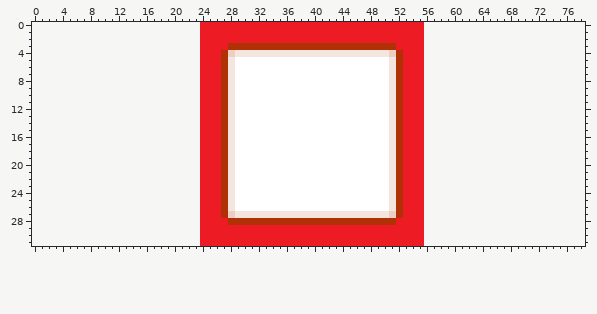
Sprite sheet, stored at images/cannon.png. Above, as it was before the edit.
The file is 32x32 pixels. Colours within 5 levels of each other are drawn and written as one. The old version is drawn lined up with the new one, on the new canvas.
And afterwards:
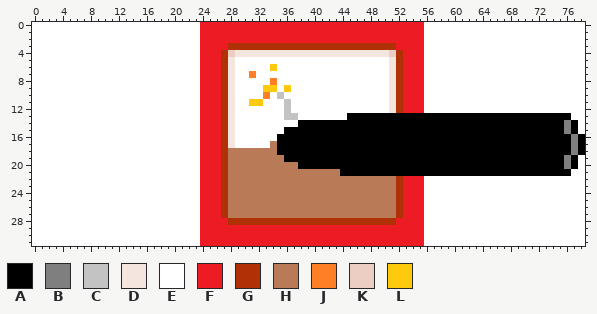
Palette (. is transparent): A #000000  B #7f7f7f  C #c3c3c3  D #f5e5df  E #ffffff  F #ed1c24  G #b03106  H #b97a57  J #ff7f27  K #eccec3  L #ffc90e
From old to new:
canvas 32x32 -> 79x32, the old top-left corner now at 24,0
y 0..5: x 0..23 ........................ -> EEEEEEEEEEEEEEEEEEEEEEEE; x 56..78 ....................... -> EEEEEEEEEEEEEEEEEEEEEEE
y 6: x 0..23 ........................ -> EEEEEEEEEEEEEEEEEEEEEEEE; x 34 E -> L; x 56..78 ....................... -> EEEEEEEEEEEEEEEEEEEEEEE
y 7: x 0..23 ........................ -> EEEEEEEEEEEEEEEEEEEEEEEE; x 31 E -> J; x 56..78 ....................... -> EEEEEEEEEEEEEEEEEEEEEEE
y 8: x 0..23 ........................ -> EEEEEEEEEEEEEEEEEEEEEEEE; x 34 E -> J; x 56..78 ....................... -> EEEEEEEEEEEEEEEEEEEEEEE
y 9: x 0..23 ........................ -> EEEEEEEEEEEEEEEEEEEEEEEE; x 33..34 EE -> LL; x 36 E -> L; x 56..78 ....................... -> EEEEEEEEEEEEEEEEEEEEEEE
y 10: x 0..23 ........................ -> EEEEEEEEEEEEEEEEEEEEEEEE; x 33 E -> J; x 35 E -> C; x 56..78 ....................... -> EEEEEEEEEEEEEEEEEEEEEEE
y 11: x 0..23 ........................ -> EEEEEEEEEEEEEEEEEEEEEEEE; x 31..32 EE -> LL; x 36 E -> C; x 56..78 ....................... -> EEEEEEEEEEEEEEEEEEEEEEE
y 12: x 0..23 ........................ -> EEEEEEEEEEEEEEEEEEEEEEEE; x 36 E -> C; x 56..78 ....................... -> EEEEEEEEEEEEEEEEEEEEEEE
y 13: x 0..23 ........................ -> EEEEEEEEEEEEEEEEEEEEEEEE; x 36..37 EE -> CC; x 45..78 EEEEEEDGFFF....................... -> AAAAAAAAAAAAAAAAAAAAAAAAAAAAAAAAEE
y 14: x 0..23 ........................ -> EEEEEEEEEEEEEEEEEEEEEEEE; x 38..78 EEEEEEEEEEEEEDGFFF....................... -> AAAAAAAAAAAAAAAAAAAAAAAAAAAAAAAAAAAAAABAE
y 15: x 0..23 ........................ -> EEEEEEEEEEEEEEEEEEEEEEEE; x 36..78 EEEEEEEEEEEEEEEDGFFF....................... -> AAAAAAAAAAAAAAAAAAAAAAAAAAAAAAAAAAAAAAAABAE
y 16: x 0..23 ........................ -> EEEEEEEEEEEEEEEEEEEEEEEE; x 35..78 EEEEEEEEEEEEEEEEDGFFF....................... -> AAAAAAAAAAAAAAAAAAAAAAAAAAAAAAAAAAAAAAAAAABA
y 17: x 0..23 ........................ -> EEEEEEEEEEEEEEEEEEEEEEEE; x 34..78 EEEEEEEEEEEEEEEEEDGFFF....................... -> HAAAAAAAAAAAAAAAAAAAAAAAAAAAAAAAAAAAAAAAAAABA
y 18: x 0..23 ........................ -> EEEEEEEEEEEEEEEEEEEEEEEE; x 28..78 DEEEEEEEEEEEEEEEEEEEEEEDGFFF....................... -> HHHHHHHAAAAAAAAAAAAAAAAAAAAAAAAAAAAAAAAAAAAAAAAAABA
y 19: x 0..23 ........................ -> EEEEEEEEEEEEEEEEEEEEEEEE; x 28..78 DEEEEEEEEEEEEEEEEEEEEEEDGFFF....................... -> HHHHHHHHAAAAAAAAAAAAAAAAAAAAAAAAAAAAAAAAAAAAAAAABAE
y 20: x 0..23 ........................ -> EEEEEEEEEEEEEEEEEEEEEEEE; x 28..78 DEEEEEEEEEEEEEEEEEEEEEEDGFFF....................... -> HHHHHHHHHHAAAAAAAAAAAAAAAAAAAAAAAAAAAAAAAAAAAAAABAE
y 21: x 0..23 ........................ -> EEEEEEEEEEEEEEEEEEEEEEEE; x 28..78 DEEEEEEEEEEEEEEEEEEEEEEDGFFF....................... -> HHHHHHHHHHHHHHHHAAAAAAAAAAAAAAAAAAAAAAAAAAAAAAAAAEE
y 22..26: x 0..23 ........................ -> EEEEEEEEEEEEEEEEEEEEEEEE; x 28..51 DEEEEEEEEEEEEEEEEEEEEEED -> HHHHHHHHHHHHHHHHHHHHHHHH; x 56..78 ....................... -> EEEEEEEEEEEEEEEEEEEEEEE
y 27: x 0..23 ........................ -> EEEEEEEEEEEEEEEEEEEEEEEE; x 28..51 KDDDDDDDDDDDDDDDDDDDDDDK -> HHHHHHHHHHHHHHHHHHHHHHHH; x 56..78 ....................... -> EEEEEEEEEEEEEEEEEEEEEEE
y 28..31: x 0..23 ........................ -> EEEEEEEEEEEEEEEEEEEEEEEE; x 56..78 ....................... -> EEEEEEEEEEEEEEEEEEEEEEE
